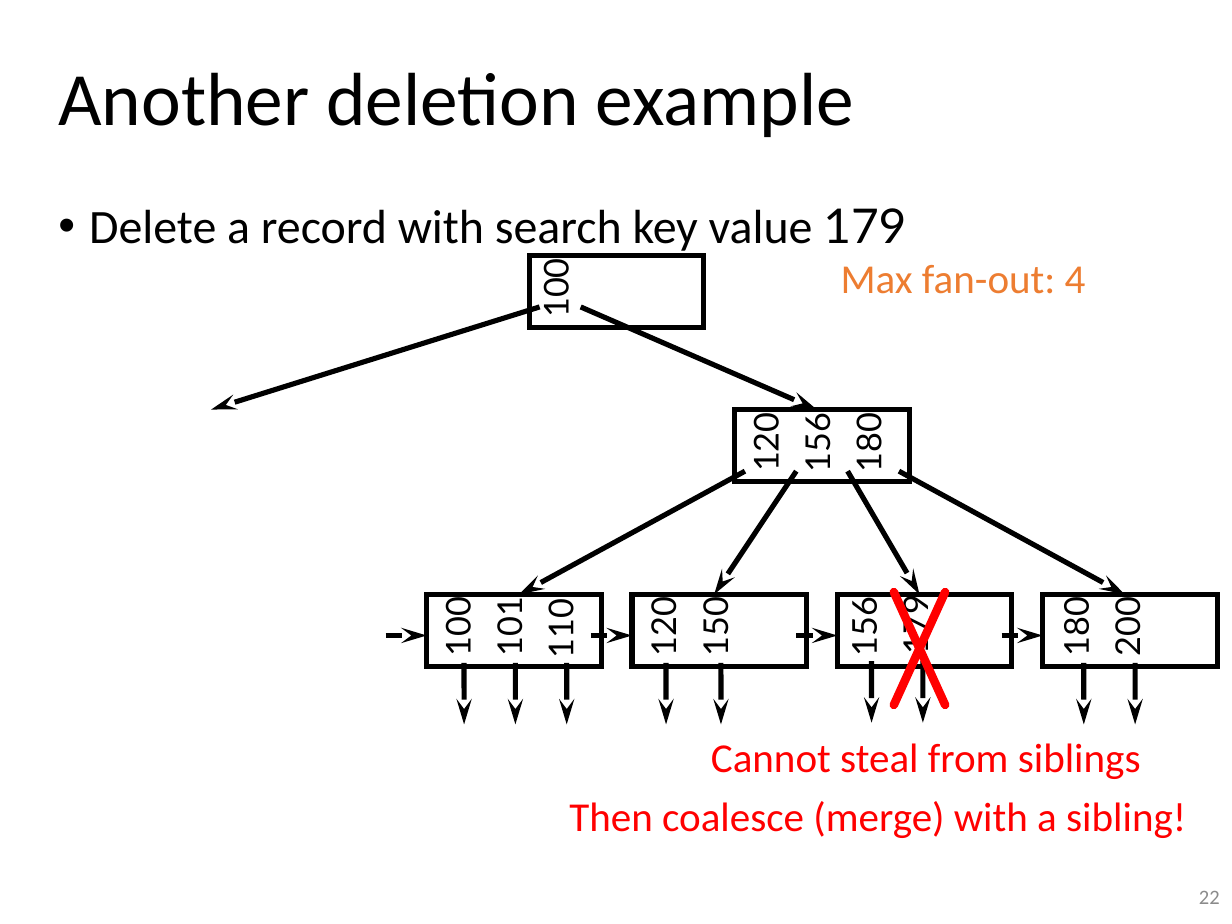
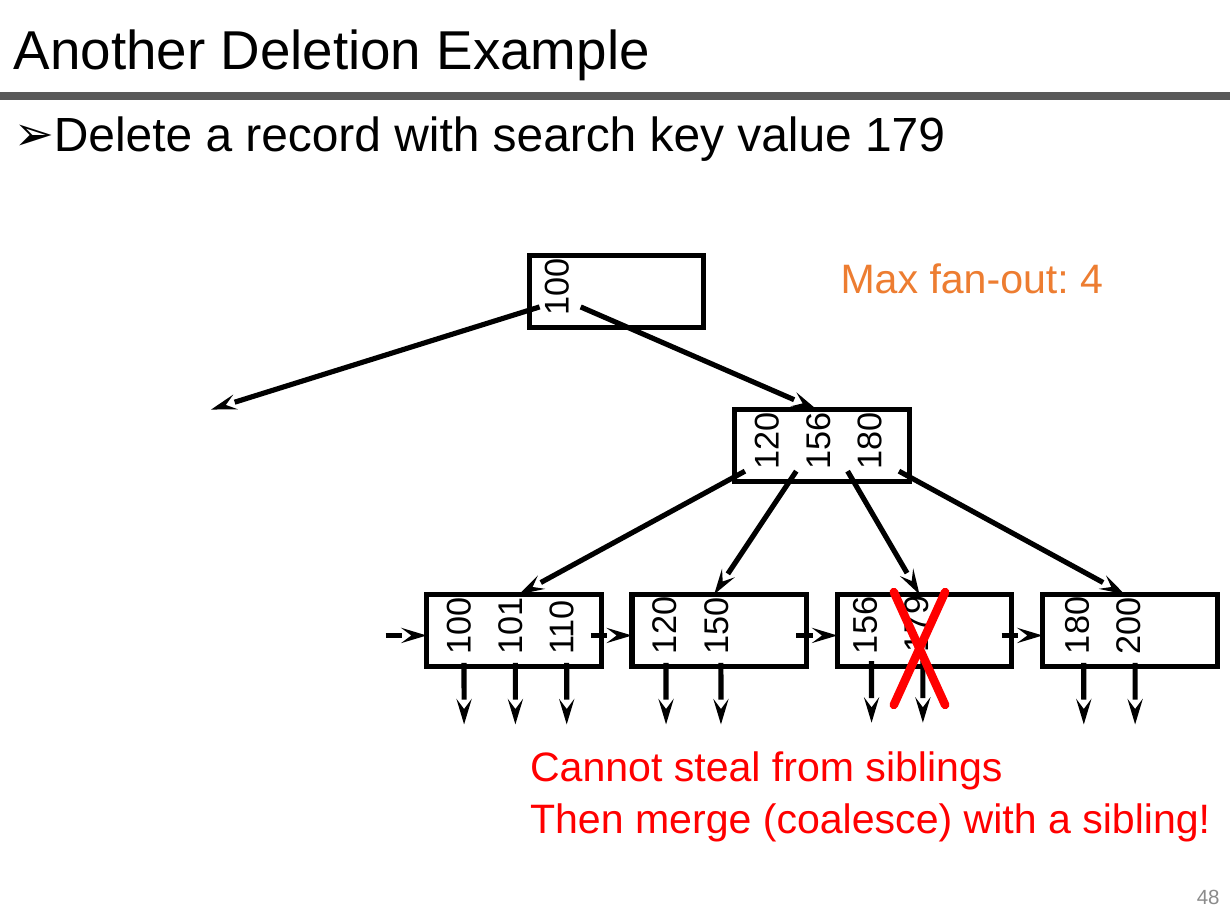
Before and after one commit to queryproc/slides, a slide deck: slide 48 of 12-index-slides.pptx (slide 22 before the commit). Drawn at 1232x924 pixels with LibreOffice and Linux fonts; fonts in the diff are those of the drawing. Boxes give left, top, right and bottom in pixels: in the first picture for what was removed or moved away, otherwise in the second. Text is boxed around its words. In the diff, an @@ line names an element or a change of style, - is before the commit and + after.

```diff
--- a/12-index-slides.pptx
+++ b/12-index-slides.pptx
@@ text "Another Deletion Example" at [14,29,650,79]: vertical alignment middle to top @@
@@ text at [14,29,650,79]: text changed; size 44 to 32 pt; font Calibri to Arial @@
-Another deletion example
+Another Deletion Example
@@ line added from (0, 96) to (1231, 96), #595959 4.5 pt @@
@@ text "Delete a record with search ...": place and size @@
-text "Delete a record with search ..." at [89,208,906,255]
+text "Delete a record with search ..." at [54,116,945,161]
@@ text "Delete a record with search ..." at [54,116,945,161]: font Calibri to Arial; font Lato to Arial in "179"; bullet • to ➢ @@
@@ text "Max fan-out: 4" at [841,263,1103,294]: font Calibri to Arial @@
@@ font Lato to Arial in 13 elements at [538,263,576,313], [748,417,786,467], [799,418,837,467], [850,418,888,467], [440,602,478,652], [491,602,529,652], [645,602,683,652], [697,602,735,652], [846,602,884,652], [1058,602,1096,652], [1109,602,1147,653], [897,600,935,651], [542,605,580,652] @@
@@ text "Cannot steal from siblings" at [530,751,1002,789]: font Calibri to Arial @@
@@ text "Cannot steal from siblings": place and size @@
-text "Cannot steal from siblings" at [711,743,1141,779]
+text "Cannot steal from siblings" at [530,751,1002,789]
@@ text at [530,803,1210,841]: text changed; font Calibri to Arial @@
-Then coalesce (merge) with a sibling!
+Then merge (coalesce) with a sibling!
@@ page number at [1197,890,1220,904]: text changed; font Calibri to Arial @@
-22
+48
```
Also in this commit, not shown: 15 other slides changed, 45 slides added, 20 slides removed, 1 other file.
